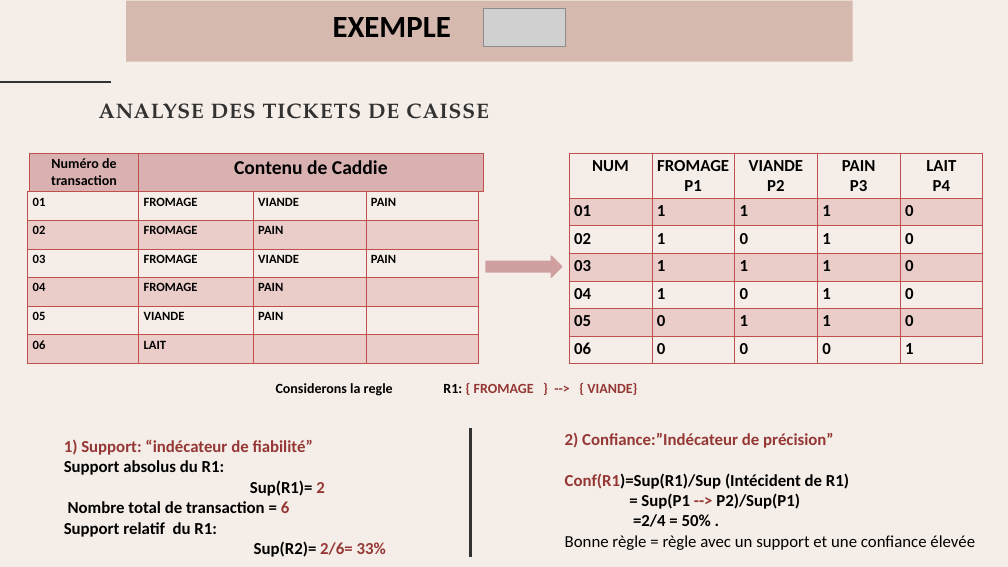
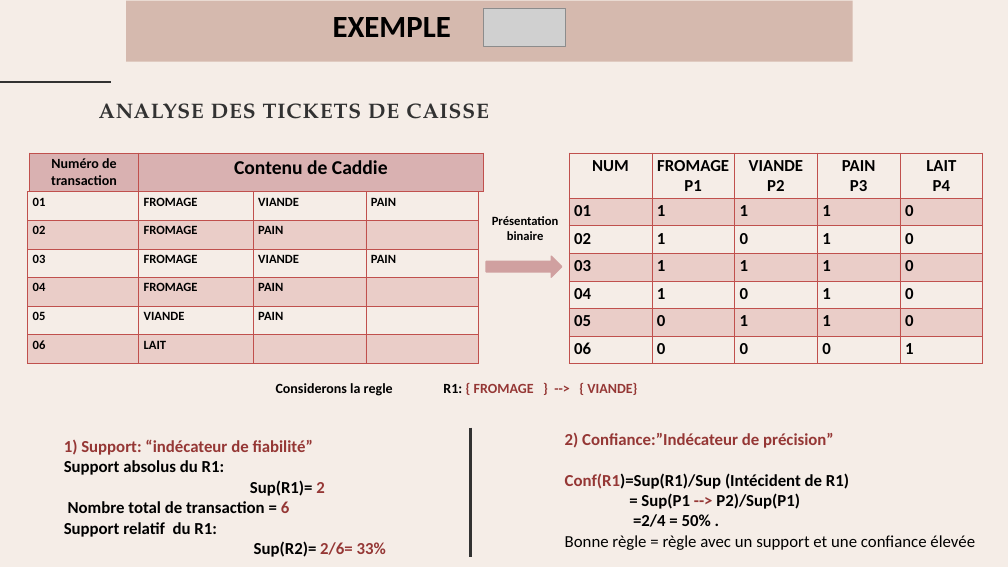
Before and after one commit to wassila90/projetADS, a slide deck: slide 9 of Présentation_Regles_association.pptx (slide 7 before the commit). Drawn at 1008x567 pixels with LibreOffice and Linux fonts; fonts in the diff are those of the drawing; grey boxes stand for pictures. Boxes give left, top, right and bottom in pixels: in the first picture for what was removed or moved away, otherwise in the second. Text is boxed around its words. In the diff, an @@ line names an element or a change of style, - is before the commit and + after.

```diff
--- a/Présentation_Regles_association.pptx
+++ b/Présentation_Regles_association.pptx
@@ text added at [492,216,559,240], 18 pt, text #000000, bold @@
+Présentation binaire
```
Also in this commit, not shown: 2 other slides changed, 6 slides added, 5 slides removed.
